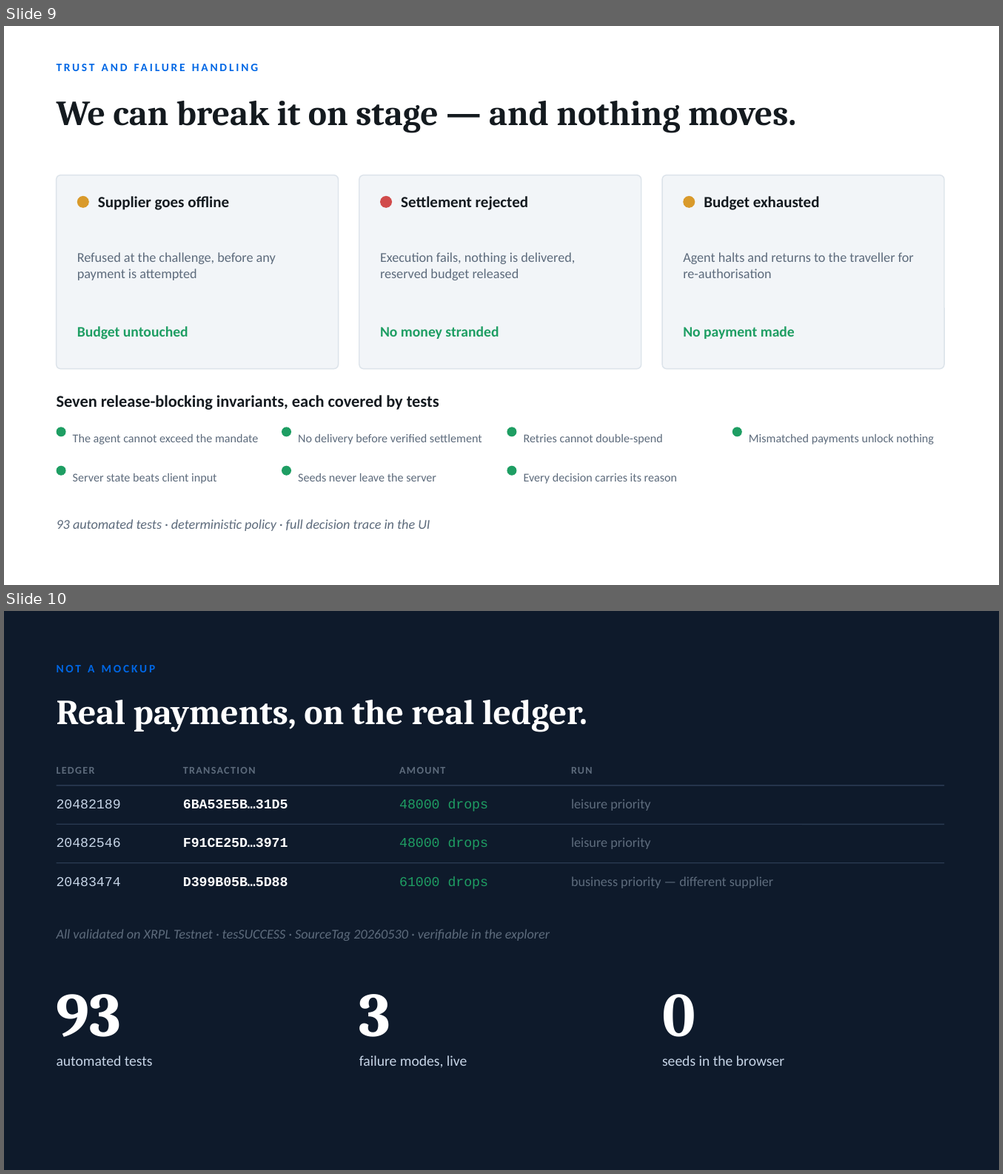
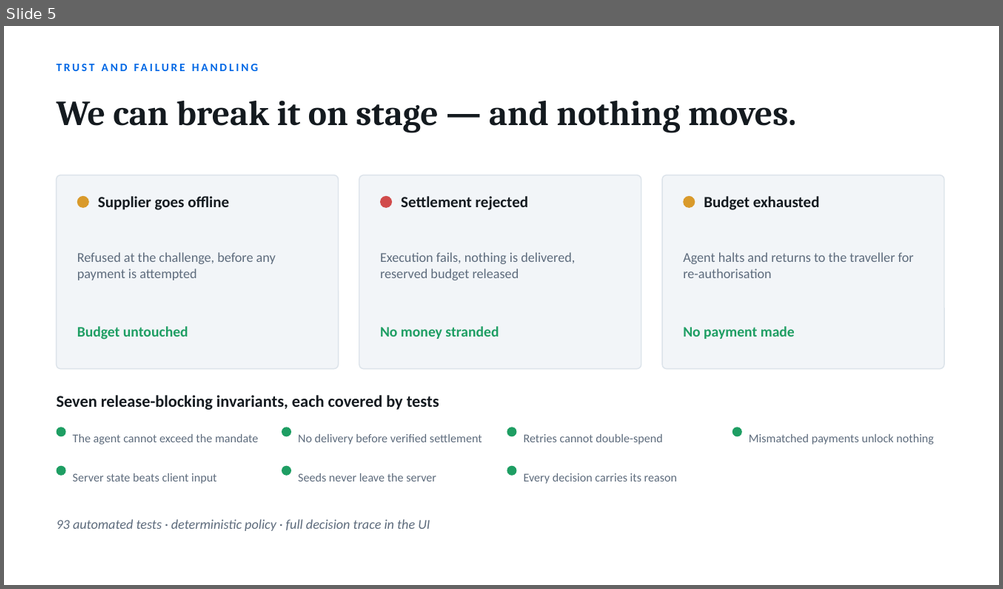
Before and after one commit to javerinetan/TripRescue, a slide deck: docs/TripRescue-pitch.pptx. Shown one above the other, each under a label of ours: slides 9 and 10 before the commit, slide 5 after it. The pictures are 1003x1174 and 1003x589 pixels, drawn with LibreOffice and Linux fonts; fonts in the diff are those of the drawing. Boxes give left, top, right and bottom in pixels: in the first picture for what was removed or moved away, otherwise in the second. Text is boxed around its words. In the diff, an @@ line names an element or a change of style, - is before the commit and + after.

```diff
--- a/docs/TripRescue-pitch.pptx
+++ b/docs/TripRescue-pitch.pptx
@@ slide 10 removed at [4, 611, 999, 1170], background #0E1A2B @@
@@ text removed at [57, 665, 156, 672] @@
-NOT A MOCKUP
@@ text removed at [57, 700, 587, 732] @@
-Real payments, on the real ledger.
@@ text removed at [183, 760, 377, 780] @@
-TRANSACTION
@@ text removed at [57, 767, 95, 774] @@
-LEDGER
@@ line removed from (57, 786) to (944, 786) @@
@@ text removed at [399, 767, 445, 774] @@
-AMOUNT
@@ text removed at [571, 767, 592, 774] @@
-RUN
@@ text removed at [57, 800, 121, 809] @@
-20482189
@@ text removed at [183, 800, 288, 809] @@
-6BA53E5B…31D5
@@ text removed at [399, 799, 488, 812] @@
-48000 drops
@@ text removed at [571, 799, 650, 811] @@
-leisure priority
@@ line removed from (57, 824) to (944, 824) @@
@@ text removed at [57, 838, 121, 847] @@
-20482546
@@ text removed at [183, 838, 288, 847] @@
-F91CE25D…3971
@@ text removed at [399, 838, 488, 850] @@
-48000 drops
@@ text removed at [571, 837, 650, 849] @@
-leisure priority
@@ line removed from (57, 863) to (944, 863) @@
@@ text removed at [399, 877, 488, 889] @@
-61000 drops
@@ text removed at [571, 877, 773, 889] @@
-business priority — different supplier
@@ text removed at [57, 877, 121, 886] @@
-20483474
@@ text removed at [183, 877, 288, 886] @@
-D399B05B…5D88
@@ text removed at [57, 929, 549, 941] @@
-All validated on XRPL Testnet · tesSUCCESS · SourceTag 20260530 · verifiable in the explorer
@@ text removed at [57, 994, 122, 1037] @@
-93
@@ text removed at [359, 994, 391, 1037] @@
-3
@@ text removed at [662, 994, 695, 1037] @@
-0
@@ text removed at [57, 1056, 153, 1066] @@
-automated tests
@@ text removed at [359, 1056, 466, 1068] @@
-failure modes, live
@@ text removed at [662, 1056, 784, 1066] @@
-seeds in the browser
@@ what was slide 9 is now slide 5 @@
```
Also in this commit, not shown: 1 slide changed, 5 other slides removed, 6 other files.
